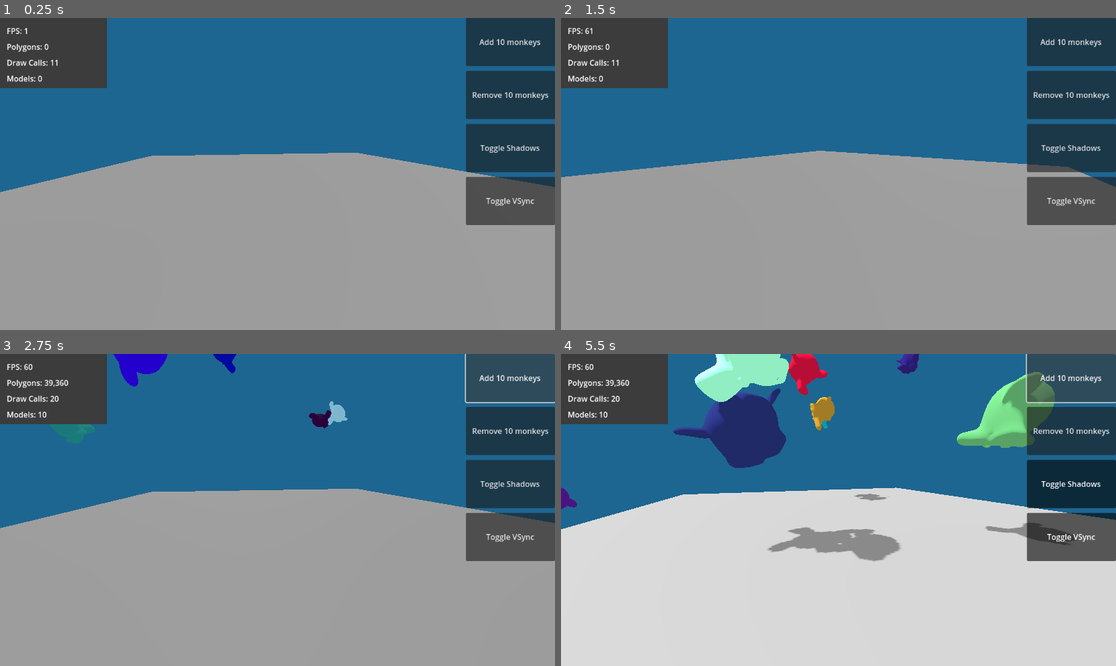
Above: before the commit, frames 1-4 (two rows, left to right).
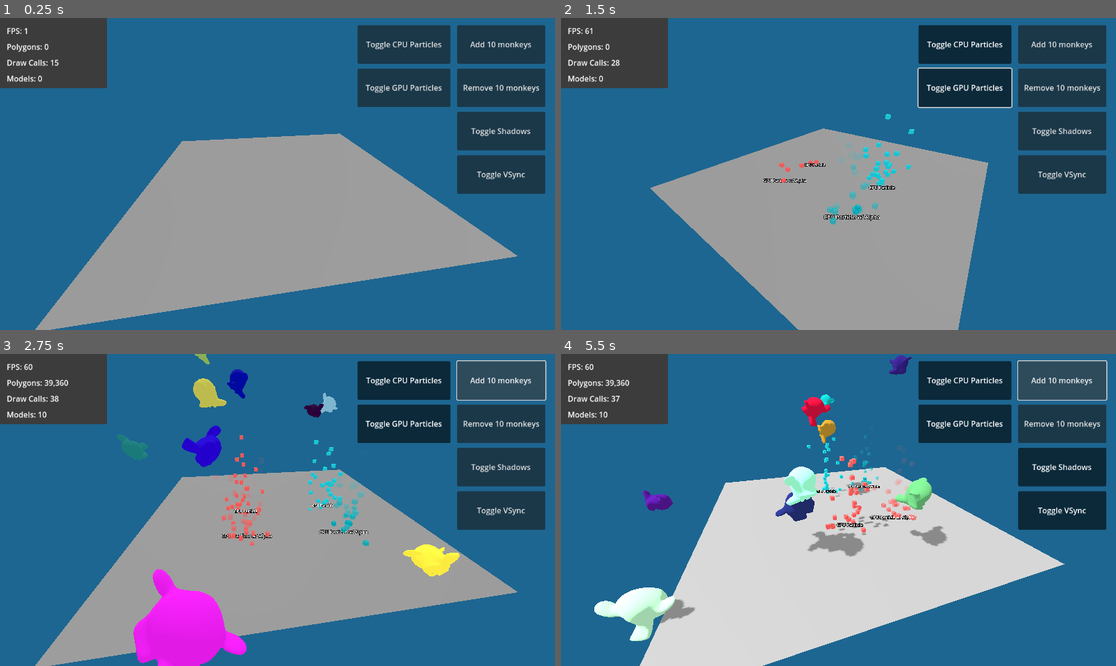
Above: after the commit, the same moments.

Repository: scottpetrovic/godot-device-performance-test
Game: Godot game, scene res://test_scene.tscn
Two runs of this game, one before a commit and one after it. Both use one fixed random seed, a clock stepped at 60 frames per second and the inputs below.
Inputs (mouse positions are in pixels of both pictures, inside the frame that each line leads up to):
- Up to frame 1 (0.25 s): no input
- Up to frame 2 (1.5 s): click (966, 42) at 0.5 s, where only the run after the commit has a clickable "Toggle CPU Particles"; click (966, 86) at 1.25 s, where only the run after the commit has a clickable "Toggle GPU Particles"
- Up to frame 3 (2.75 s): click "Add 10 monkeys" at 2 s
- Up to frame 4 (5.5 s): click "Remove 10 monkeys" at 2.75 s; click "Toggle Shadows" at 3.5 s; click "Toggle VSync" at 4.25 s; click "Add 10 monkeys" at 5 s

The runs differ from the first frame. In frame 1, 35% of the frame differs, in the area x 0-100%, y 0-100%; in frame 2, 38%; in frame 3, 41%; in frame 4, 46%.

Commit message:
Add particle systems for testing with buttons

Diff:
--- a/orbit_camera.gd
+++ b/orbit_camera.gd
@@ -1,8 +1,8 @@
 extends Camera3D
 
 var orbit_speed: float = 0.1  # Rotations per second
-var orbit_radius: float = 10.0  # Distance from center
-var orbit_height: float = 2.0   # Height above ground
+var orbit_radius: float = 15.0  # Distance from center
+var orbit_height: float = 8.0   # Height above ground
 var current_angle: float = 0.0
 
 func _process(delta: float) -> void:
--- a/test_scene.tscn
+++ b/test_scene.tscn
@@ -1,7 +1,8 @@
-[gd_scene load_steps=5 format=3 uid="uid://bvww53ocvp08f"]
+[gd_scene load_steps=17 format=3 uid="uid://bvww53ocvp08f"]
 
 [ext_resource type="Script" path="res://test_scene.gd" id="1_06caa"]
 [ext_resource type="Script" path="res://orbit_camera.gd" id="2_bu4di"]
+[ext_resource type="Script" path="res://toggle_buttons.gd" id="2_go6nl"]
 
 [sub_resource type="Environment" id="Environment_jn4bk"]
 background_mode = 1
@@ -11,6 +12,49 @@
 
 [sub_resource type="PlaneMesh" id="PlaneMesh_c01et"]
 size = Vector2(20, 20)
+
+[sub_resource type="StandardMaterial3D" id="StandardMaterial3D_uvag2"]
+vertex_color_use_as_albedo = true
+
+[sub_resource type="BoxMesh" id="BoxMesh_3psjy"]
+size = Vector3(0.25, 0.25, 0.25)
+
+[sub_resource type="StandardMaterial3D" id="StandardMaterial3D_8wjgh"]
+transparency = 1
+vertex_color_use_as_albedo = true
+
+[sub_resource type="Gradient" id="Gradient_lgos8"]
+colors = PackedColorArray(1.54018e-06, 0.826293, 0.838039, 1, 1, 1, 1, 0)
+
+[sub_resource type="StandardMaterial3D" id="StandardMaterial3D_svp3l"]
+vertex_color_use_as_albedo = true
+
+[sub_resource type="ParticleProcessMaterial" id="ParticleProcessMaterial_w2mp1"]
+emission_shape = 1
+emission_sphere_radius = 2.0
+gravity = Vector3(0, 9.8, 0)
+color = Color(0.945288, 0.34465, 0.33894, 1)
+
+[sub_resource type="BoxMesh" id="BoxMesh_dp6u7"]
+size = Vector3(0.25, 0.25, 0.25)
+
+[sub_resource type="StandardMaterial3D" id="StandardMaterial3D_5iqwb"]
+transparency = 1
+vertex_color_use_as_albedo = true
+
+[sub_resource type="Curve" id="Curve_xxfuo"]
+_data = [Vector2(0, 1), 0.0, 0.0, 0, 0, Vector2(1, 0.054945), 0.0, 0.0, 0, 0]
+point_count = 2
+
+[sub_resource type="CurveTexture" id="CurveTexture_f6pm6"]
+curve = SubResource("Curve_xxfuo")
+
+[sub_resource type="ParticleProcessMaterial" id="ParticleProcessMaterial_ixxhh"]
+emission_shape = 1
+emission_sphere_radius = 2.0
+gravity = Vector3(0, 9.8, 0)
+color = Color(0.945288, 0.34465, 0.33894, 1)
+alpha_curve = SubResource("CurveTexture_f6pm6")
 
 [node name="TestScene" type="Node3D"]
 script = ExtResource("1_06caa")
@@ -58,32 +102,61 @@
 anchors_preset = 1
 anchor_left = 1.0
 anchor_right = 1.0
-offset_left = -185.0
-offset_bottom = 562.0
+offset_left = -203.0
+offset_top = 15.0
+offset_right = -20.0
+offset_bottom = 381.0
 grow_horizontal = 0
 theme_override_constants/separation = 10
+metadata/_edit_group_ = true
 
 [node name="AddModelsButton" type="Button" parent="Control/VBoxContainer2"]
-custom_minimum_size = Vector2(0, 100)
+custom_minimum_size = Vector2(0, 80)
 layout_mode = 2
 text = "Add 10 monkeys"
 
 [node name="RemoveModelsButton" type="Button" parent="Control/VBoxContainer2"]
-custom_minimum_size = Vector2(0, 100)
+custom_minimum_size = Vector2(0, 80)
 layout_mode = 2
 text = "Remove 10 monkeys"
 
 [node name="ShadowsEnableButton" type="Button" parent="Control/VBoxContainer2"]
-custom_minimum_size = Vector2(0, 100)
+custom_minimum_size = Vector2(0, 80)
 layout_mode = 2
 toggle_mode = true
 text = "Toggle Shadows"
 
 [node name="ToggleVSyncButton" type="Button" parent="Control/VBoxContainer2"]
-custom_minimum_size = Vector2(0, 100)
+custom_minimum_size = Vector2(0, 80)
 layout_mode = 2
 toggle_mode = true
 text = "Toggle VSync"
+
+[node name="ToggleContainer" type="VBoxContainer" parent="Control"]
+layout_mode = 1
+anchors_preset = 1
+anchor_left = 1.0
+anchor_right = 1.0
+offset_left = -410.0
+offset_top = 15.0
+offset_right = -217.0
+offset_bottom = 179.0
+grow_horizontal = 0
+theme_override_constants/separation = 10
+script = ExtResource("2_go6nl")
+metadata/_edit_group_ = true
+
+[node name="ToggleCPUParticlesButton" type="Button" parent="Control/ToggleContainer"]
+custom_minimum_size = Vector2(0, 80)
+layout_mode = 2
+toggle_mode = true
+text = "Toggle CPU Particles"
+
+[node name="ToggleGPUParticlesButton" type="Button" parent="Control/ToggleContainer"]
+custom_minimum_size = Vector2(0, 80)
+layout_mode = 2
+toggle_mode = true
+text = "Toggle GPU Particles"
 
 [node name="Camera3D" type="Camera3D" parent="."]
 transform = Transform3D(1, 0, 0, 0, 1, 0, 0, 0, 1, 0, 2, 10)
@@ -98,3 +171,64 @@
 
 [node name="MeshInstance3D" type="MeshInstance3D" parent="."]
 mesh = SubResource("PlaneMesh_c01et")
+
+[node name="CPUParticleLabel" type="Label3D" parent="."]
+transform = Transform3D(1, 0, 0, 0, 1, 0, 0, 0, 1, 3.93809, 0.119238, 0)
+pixel_size = 0.01
+billboard = 1
+no_depth_test = true
+text = "CPU Particle"
+
+[node name="CPUParticles" type="CPUParticles3D" parent="CPUParticleLabel"]
+material_override = SubResource("StandardMaterial3D_uvag2")
+amount = 30
+mesh = SubResource("BoxMesh_3psjy")
+emission_shape = 1
+emission_sphere_radius = 2.0
+gravity = Vector3(0, 9.8, 0)
+color = Color(0.11038, 0.76674, 0.818836, 1)
+
+[node name="CPUParticles2" type="CPUParticles3D" parent="CPUParticleLabel"]
+transform = Transform3D(1, 0, 0, 0, 1, 0, 0, 0, 1, 0, 0, 4.10037)
+material_override = SubResource("StandardMaterial3D_8wjgh")
+amount = 30
+mesh = SubResource("BoxMesh_3psjy")
+emission_shape = 1
+emission_sphere_radius = 2.0
+gravity = Vector3(0, 9.8, 0)
+color = Color(0.11038, 0.76674, 0.818836, 1)
+color_ramp = SubResource("Gradient_lgos8")
+
+[node name="CPUParticleLabel2" type="Label3D" parent="CPUParticleLabel"]
+transform = Transform3D(1, 0, 0, 0, 1, 0, 0, 0, 1, 0, 0, 4.08035)
+pixel_size = 0.01
+billboard = 1
+no_depth_test = true
+text = "CPU Particle w/ Alpha"
+
+[node name="GPUParticlesLabel" type="Label3D" parent="."]
+transform = Transform3D(1, 0, 0, 0, 1, 0, 0, 0, 1, -2.63094, 0.119238, 0)
+pixel_size = 0.01
+billboard = 1
+no_depth_test = true
+text = "GPU Particle"
+
+[node name="GPUParticles3D" type="GPUParticles3D" parent="GPUParticlesLabel"]
+material_override = SubResource("StandardMaterial3D_svp3l")
+amount = 30
+process_material = SubResource("ParticleProcessMaterial_w2mp1")
+draw_pass_1 = SubResource("BoxMesh_dp6u7")
+
+[node name="GPUParticles3D2" type="GPUParticles3D" parent="GPUParticlesLabel"]
+transform = Transform3D(1, 0, 0, 0, 1, 0, 0, 0, 1, 0, 0, 3.60314)
+material_override = SubResource("StandardMaterial3D_5iqwb")
+amount = 30
+process_material = SubResource("ParticleProcessMaterial_ixxhh")
+draw_pass_1 = SubResource("BoxMesh_dp6u7")
+
+[node name="GPUParticlesLabel2" type="Label3D" parent="GPUParticlesLabel"]
+transform = Transform3D(1, 0, 0, 0, 1, 0, 0, 0, 1, 0, 0, 3.4992)
+pixel_size = 0.01
+billboard = 1
+no_depth_test = true
+text = "GPU Particle w/ Alpha"
--- /dev/null
+++ b/toggle_buttons.gd
@@ -0,0 +1,36 @@
+extends VBoxContainer
+
+@onready var toggle_cpu_particles_button: Button = $ToggleCPUParticlesButton
+@onready var toggle_gpu_particles_button: Button = $ToggleGPUParticlesButton
+
+
+
+@onready var cpu_particle_label: Label3D = $"../../CPUParticleLabel"
+@onready var cpu_particles: CPUParticles3D = $"../../CPUParticleLabel/CPUParticles"
+@onready var gpu_particles_label: Label3D = $"../../GPUParticlesLabel"
+@onready var gpu_particles_3d: GPUParticles3D = $"../../GPUParticlesLabel/GPUParticles3D"
+
+@onready var cpu_particles_2: CPUParticles3D = $"../../CPUParticleLabel/CPUParticles2"
+@onready var gpu_particles_3d_2: GPUParticles3D = $"../../GPUParticlesLabel/GPUParticles3D2"
+
+
+
+# Called when the node enters the scene tree for the first time.
+func _ready() -> void:
+	toggle_cpu_particles_button.toggled.connect(_cpu_particles_toggle)
+	toggle_gpu_particles_button.toggled.connect(_gpu_particles_toggle)
+
+	# start with GPU particles and CPU particles off
+	_cpu_particles_toggle(false)
+	_gpu_particles_toggle(false)
+
+func _cpu_particles_toggle(toggled: bool) -> void:
+	cpu_particles.emitting = toggled
+	cpu_particles_2.emitting = toggled
+	cpu_particle_label.visible = toggled
+
+
+func _gpu_particles_toggle(toggled: bool) -> void:
+	gpu_particles_3d.emitting = toggled
+	gpu_particles_3d_2.emitting = toggled
+	gpu_particles_label.visible = toggled
Not shown, changed: export_presets.cfg
